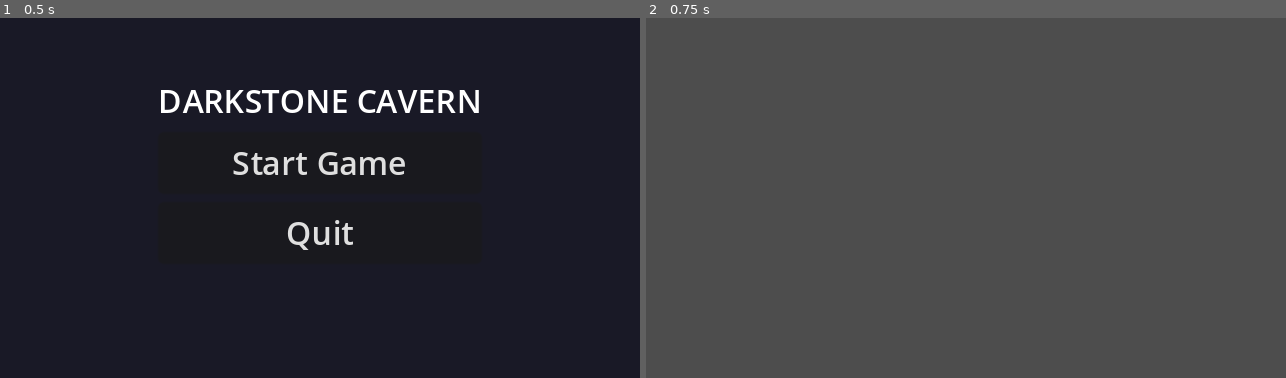
Above: before the commit, frames 1-2 (left to right).
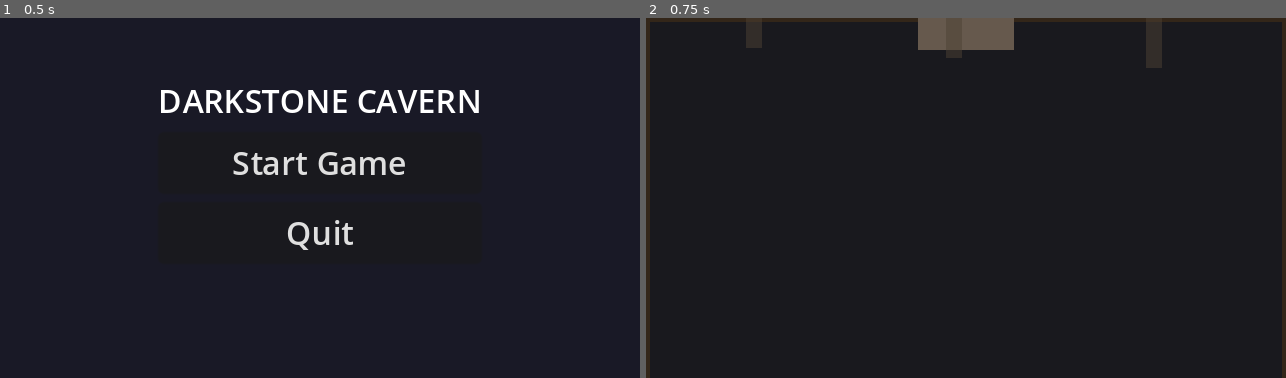
Above: after the commit, the same moments.

Repository: andres-villavicencio-dev/8bit-games_alpha-milestone
Game: Godot game, scene res://scenes/main_menu.tscn
Same seed, same stepped clock (60 frames per second), same inputs: the game is played once before the commit and once after it.
Inputs:
- Up to frame 1 (0.5 s): no input
- Up to frame 2 (0.75 s): click "Start Game" at 0.5 s

Frame 1 is identical in both runs. In frame 2, 100% of the frame differs, in the area x 0-100%, y 0-100%.

Commit message:
Implement dungeon room navigation system with door transitions

Diff:
--- a/game/src/overworld/dungeon.gd
+++ b/game/src/overworld/dungeon.gd
@@ -1,12 +1,60 @@
-# Dungeon: The Darkstone Cavern (alpha demo — 1 dungeon)
-class_name DungeonData
-extends Resource
+class_name Dungeon
+extends Node2D
 
 const DUNGEON_ID = "darkstone_cavern"
 const DUNGEON_NAME = "Darkstone Cavern"
 
-# Room layout (0=floor, 1=wall, E=enemy spawn, B=boss, X=exit, S=start)
-static func get_rooms() -> Array[Dictionary]:
+const ROOM_WIDTH = 320
+const ROOM_HEIGHT = 240
+const DOOR_WIDTH = 48
+const DOOR_HEIGHT = 16
+
+const DOOR_POSITIONS: Dictionary = {
+	"north": Vector2(160, 0),
+	"south": Vector2(160, 224),
+	"east": Vector2(304, 112),
+	"west": Vector2(16, 112)
+}
+
+enum RoomType { FLOOR, WALL, ENEMY, BOSS, EXIT, START }
+
+var _rooms: Array[Dictionary]
+var _room_map: Dictionary = {}
+var _current_room_id: String = "entrance"
+var _player_start_pos: Vector2 = Vector2(160, 180)
+var _is_transitioning: bool = false
+var _player: CharacterBody2D
+
+signal room_changed(room_id: String)
+signal room_transition_started(from_room: String, to_room: String, direction: String)
+signal room_transition_completed(to_room: String)
+
+func _ready() -> void:
+	_rooms = _get_rooms_data()
+	for room in _rooms:
+		_room_map[room["id"]] = room
+	room_transition_completed.connect(_on_room_transition_completed)
+	_spawn_player()
+	queue_redraw()
+
+func _spawn_player() -> void:
+	var player_scene = preload("res://src/overworld/player.tscn")
+	_player = player_scene.instantiate()
+	_player.position = _player_start_pos
+	_player.set_process_input(true)
+	add_child(_player)
+
+func _on_room_transition_completed(to_room: String) -> void:
+	_is_transitioning = false
+	_player.set_process_input(true)
+
+func get_player() -> CharacterBody2D:
+	return _player
+
+func get_current_room_id() -> String:
+	return _current_room_id
+
+func _get_rooms_data() -> Array[Dictionary]:
 	return [
 		{
 			"id": "entrance",
@@ -54,3 +102,157 @@
 			"is_exit": true
 		}
 	]
+
+func get_current_room() -> Dictionary:
+	return _room_map.get(_current_room_id, {})
+
+func get_room_by_id(room_id: String) -> Dictionary:
+	return _room_map.get(room_id, {})
+
+func get_available_directions() -> Array[String]:
+	var room = get_current_room()
+	if room.is_empty():
+		return []
+	return room.get("connections", {}).keys()
+
+func is_at_door(direction: String) -> bool:
+	if not _player:
+		return false
+	var door_pos = DOOR_POSITIONS.get(direction)
+	if not door_pos:
+		return false
+	var dist = (_player.position - door_pos).length()
+	return dist < 20.0
+
+func try_move(direction: String) -> bool:
+	var room = get_current_room()
+	var connections = room.get("connections", {})
+
+	if not connections.has(direction):
+		return false
+
+	var from_room = _current_room_id
+	var to_room = connections[direction]
+
+	_is_transitioning = true
+	_player.set_process_input(false)
+	room_transition_started.emit(from_room, to_room, direction)
+	_current_room_id = to_room
+	room_changed.emit(_current_room_id)
+	queue_redraw()
+
+	await get_tree().create_timer(0.3).timeout
+	_player.position = DOOR_POSITIONS[direction]
+	room_transition_completed.emit(_current_room_id)
+	return true
+
+func _draw() -> void:
+	var room = get_current_room()
+	if room.is_empty():
+		return
+
+	var room_rect = Rect2(0, 0, ROOM_WIDTH, ROOM_HEIGHT)
+	var bg_color = _get_room_color(room)
+	draw_rect(room_rect, bg_color, true)
+
+	var border_color = Color(0.2, 0.15, 0.1, 1.0)
+	draw_rect(room_rect, border_color, false, 4.0)
+
+	_draw_doors(room)
+	_draw_room_details(room)
+
+func _get_room_color(room: Dictionary) -> Color:
+	if room.get("is_boss", false):
+		return Color(0.15, 0.05, 0.1, 1.0)
+	elif room.get("is_exit", false):
+		return Color(0.1, 0.15, 0.1, 1.0)
+	elif room.get("is_start", false):
+		return Color(0.1, 0.1, 0.12, 1.0)
+	elif room.get("enemy_spawn") != null:
+		return Color(0.12, 0.1, 0.08, 1.0)
+	else:
+		return Color(0.1, 0.1, 0.1, 1.0)
+
+func _draw_doors(room: Dictionary) -> void:
+	var connections = room.get("connections", {})
+	var door_color = Color(0.4, 0.35, 0.3, 1.0)
+
+	if connections.has("north"):
+		var door_rect = Rect2(
+			ROOM_WIDTH / 2 - DOOR_WIDTH / 2,
+			0,
+			DOOR_WIDTH,
+			DOOR_HEIGHT
+		)
+		draw_rect(door_rect, door_color, true)
+
+	if connections.has("south"):
+		var door_rect = Rect2(
+			ROOM_WIDTH / 2 - DOOR_WIDTH / 2,
+			ROOM_HEIGHT - DOOR_HEIGHT,
+			DOOR_WIDTH,
+			DOOR_HEIGHT
+		)
+		draw_rect(door_rect, door_color, true)
+
+	if connections.has("east"):
+		var door_rect = Rect2(
+			ROOM_WIDTH - DOOR_HEIGHT,
+			ROOM_HEIGHT / 2 - DOOR_WIDTH / 2,
+			DOOR_HEIGHT,
+			DOOR_WIDTH
+		)
+		draw_rect(door_rect, door_color, true)
+
+	if connections.has("west"):
+		var door_rect = Rect2(
+			0,
+			ROOM_HEIGHT / 2 - DOOR_WIDTH / 2,
+			DOOR_HEIGHT,
+			DOOR_WIDTH
+		)
+		draw_rect(door_rect, door_color, true)
+
+func _draw_room_details(room: Dictionary) -> void:
+	var detail_color = Color(0.3, 0.25, 0.2, 0.5)
+
+	if room.get("is_boss", false):
+		var throne_rect = Rect2(
+			ROOM_WIDTH / 2 - 24,
+			ROOM_HEIGHT / 2 - 32,
+			48,
+			48
+		)
+		draw_rect(throne_rect, Color(0.5, 0.0, 0.0, 0.8), true)
+		draw_rect(throne_rect, Color(0.3, 0.0, 0.0, 1.0), false, 2.0)
+	elif room.get("enemy_spawn") != null:
+		var enemy_marker = Rect2(
+			ROOM_WIDTH / 2 - 8,
+			ROOM_HEIGHT / 2 - 8,
+			16,
+			16
+		)
+		var enemy_color = Color(0.0, 0.5, 0.0, 0.6) if room.get("enemy_spawn") == "slime" else Color(0.8, 0.8, 0.8, 0.6)
+		draw_rect(enemy_marker, enemy_color, true)
+	elif room.get("is_exit", false):
+		var exit_marker = Rect2(
+			ROOM_WIDTH / 2 - 16,
+			ROOM_HEIGHT / 2 - 24,
+			32,
+			48
+		)
+		draw_rect(exit_marker, Color(1.0, 1.0, 0.8, 0.4), true)
+
+	for i in range(3):
+		var stalactite_x = 50 + i * 100
+		var stalactite_height = 15 + (i % 3) * 5
+		var stalactite_rect = Rect2(
+			stalactite_x,
+			0,
+			8,
+			stalactite_height
+		)
+		draw_rect(stalactite_rect, detail_color, true)
+
+func is_transitioning() -> bool:
+	return _is_transitioning
--- a/game/src/overworld/dungeon.tscn
+++ b/game/src/overworld/dungeon.tscn
@@ -4,3 +4,4 @@
 
 [node name="Dungeon" type="Node2D"]
 script = ExtResource("1")
+position = Vector2(0, 0)
--- a/game/src/overworld/player.gd
+++ b/game/src/overworld/player.gd
@@ -6,11 +6,15 @@
 
 var facing: Direction = Direction.DOWN
 var is_moving: bool = false
+var dungeon: Node2D
 
 @onready var sprite: AnimatedSprite2D = $AnimatedSprite2D
 @onready var interaction_area: Area2D = $InteractionArea
 
 signal interacted(target: Node)
+
+func _ready() -> void:
+	dungeon = get_parent()
 
 func _physics_process(_delta: float) -> void:
 	var direction = Vector2.ZERO
@@ -22,6 +26,7 @@
 		velocity = direction * SPEED
 		is_moving = true
 		_update_facing(direction)
+		_check_door_transition(direction)
 	else:
 		velocity = Vector2.ZERO
 		is_moving = false
@@ -31,6 +36,23 @@
 
 	if Input.is_action_just_pressed("ui_accept"):
 		_try_interact()
+
+func _check_door_transition(dir: Vector2) -> void:
+	if not dungeon or not dungeon.has_method("is_at_door"):
+		return
+
+	var door_dir = ""
+	if dir.y < 0:
+		door_dir = "north"
+	elif dir.y > 0:
+		door_dir = "south"
+	elif dir.x > 0:
+		door_dir = "east"
+	elif dir.x < 0:
+		door_dir = "west"
+
+	if door_dir and dungeon.is_at_door(door_dir):
+		dungeon.try_move(door_dir)
 
 func _update_facing(dir: Vector2) -> void:
 	if abs(dir.x) > abs(dir.y):
--- /dev/null
+++ b/game/src/overworld/player.tscn
@@ -0,0 +1,16 @@
+[gd_scene load_steps=3 format=3 uid="uid://player_scene"]
+
+[ext_resource type="Script" path="res://src/overworld/player.gd" id="1"]
+
+[sub_resource type="RectangleShape2D" id="RectangleShape2D_player"]
+size = Vector2(16, 16)
+
+[node name="Player" type="CharacterBody2D"]
+script = ExtResource("1")
+
+[node name="CollisionShape2D" type="CollisionShape2D" parent="."]
+shape = SubResource("RectangleShape2D_player")
+
+[node name="AnimatedSprite2D" type="AnimatedSprite2D" parent="."]
+
+[node name="InteractionArea" type="Area2D" parent="."]
